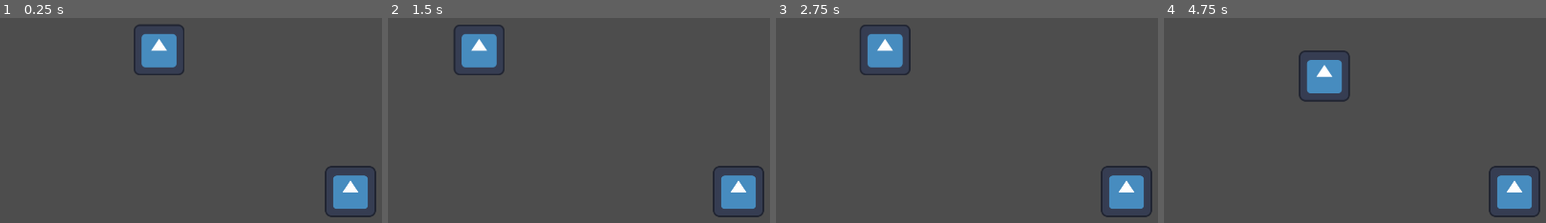
Above: before the commit, frames 1-4 (left to right).
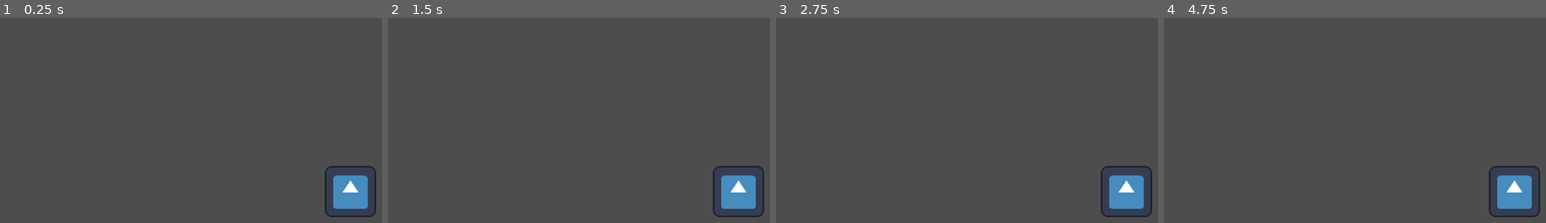
Above: after the commit, the same moments.

Repository: doofisconfused/GGJ2026
Game: Godot game, scene res://game_master.tscn
Same seed, same stepped clock (60 frames per second), same inputs: the game is played once before the commit and once after it. The engine's default icon, where the game draws it, is replaced by a stand-in: a white triangle on a blue panel in a dark square.
Inputs:
- Up to frame 1 (0.25 s): no input
- Up to frame 2 (1.5 s): tap Enter at 0.5 s; hold W (jump) 0.53-1.28 s; hold D (right) from 0.53 s (still down); tap Q (mask_last) at 1.35 s
- Up to frame 3 (2.75 s): tap W (jump) at 1.52, 1.55, 1.82 s; release D (right) at 2.03 s; hold A (left) from 2.03 s (still down); hold W (jump) from 2.03 s (still down); tap E (mask_next) at 2.1 s
- Up to frame 4 (4.75 s): release A (left) at 2.78 s; release W (jump) at 2.78 s; hold D (right) 2.78-4.28 s; tap W (jump) at 2.85, 3.02, 3.32, 4.52, 4.55 s; hold W (jump) 3.53-4.28 s; tap Q (mask_last) at 3.6 s; tap Space at 4.25 s; hold A (left) from 4.28 s (still down); tap E (mask_next) at 4.35 s

The runs differ from the first frame. In frame 1, 2.0% of the frame differs, in the area x 35-49%, y 3-28%; in frame 2, 2.0%; in frame 3, 2.0%; in frame 4, 2.1%, in the area x 35-49%, y 15-41%.

Commit message:
added bouncy objects
when in the monkey mask, upon entering a bouncy object (this'll be a lantern when we start putting sprites on everything), the player will jump with extra velocity. the next 3 subsequent jumps will be a little bit higher - the velocity is 1 + (1.5n/10), where n is the number of lantern bounces after the first one. these numbers can be tweaked tomorrow

Diff:
--- /dev/null
+++ b/Prefabs/bounce_area.tscn
@@ -0,0 +1,13 @@
+[gd_scene load_steps=3 format=3 uid="uid://cyx06f1cmdryt"]
+
+[ext_resource type="Script" uid="uid://bfdqnsnfejwi7" path="res://Scripts/bounce_area.gd" id="1_i2rm8"]
+
+[sub_resource type="CircleShape2D" id="CircleShape2D_j3y5y"]
+
+[node name="BounceArea" type="Area2D"]
+script = ExtResource("1_i2rm8")
+
+[node name="CollisionShape2D" type="CollisionShape2D" parent="."]
+scale = Vector2(6, 6)
+shape = SubResource("CircleShape2D_j3y5y")
+debug_color = Color(0.852921, 0.37007, 3.85046e-07, 0.42)
--- /dev/null
+++ b/Scripts/bounce_area.gd
@@ -0,0 +1 @@
+extends Area2D
--- a/Scripts/player.gd
+++ b/Scripts/player.gd
@@ -9,13 +9,20 @@
 
 const SPEED = 300.0
 const JUMP_VELOCITY = -400.0
+const BOUNCE_VELOCITY = -600.0
 const CLIMB_VELOCITY = -200.0
 const MASK_LIST = ["none", "rabbit", "monkey", "rat"]
 
 var mask_index: int = 0
-var jump_count: int = 0
+# index in the MASK_LIST array representing current mask
+var jump_count: float = 0.0
+# number of jumps you have left before touching the ground
 var max_jump_count: int = 1
+# number of jumps you can make at once
 var can_climb: bool = false
+# whether you're in a ladder
+var lantern_bounces: int = 0
+# number of times you've bounced on a lantern s
 
 func _ready() -> void:
 	pass
@@ -26,6 +33,7 @@
 		velocity += get_gravity() * delta
 	else:
 		jump_count = 0
+		lantern_bounces = 0
 
 	# Handle jump.
 	if Input.is_action_just_pressed("jump"):
@@ -53,8 +61,8 @@
 		print(MASK_LIST[mask_index])
 	move_and_slide()
 
-func jump() -> void:
-		velocity.y = JUMP_VELOCITY
+func jump(power = JUMP_VELOCITY) -> void:
+		velocity.y = power
 
 func mask_change(new_mask: int) -> void:
 	if left_above_cast.is_colliding() or right_above_cast.is_colliding():
@@ -69,3 +77,14 @@
 		# rat:
 		normal_collider.disabled = true if mask == "rat" else false
 		rat_collider.disabled = not normal_collider.disabled
+
+
+
+
+func _on_bounce_area_body_entered(_body: Node2D) -> void:
+	if mask_index == 2:
+		jump(BOUNCE_VELOCITY * (1.0 + (lantern_bounces * 1.5) / 10.0))
+		print(lantern_bounces)
+		if not lantern_bounces >= 3:
+			lantern_bounces += 1
+		# this math is arbitrary and might be good to discuss tomorrow
--- a/game_master.tscn
+++ b/game_master.tscn
@@ -1,8 +1,8 @@
 [gd_scene load_steps=6 format=3 uid="uid://dhvejpx6ilyaf"]
 
-[ext_resource type="Texture2D" uid="uid://dioiuulxw6wdw" path="res://icon.svg" id="1_5yk56"]
 [ext_resource type="PackedScene" uid="uid://b8yb0h5jf1tio" path="res://Prefabs/player.tscn" id="2_yy1gc"]
 [ext_resource type="PackedScene" uid="uid://dndosof1pmkvl" path="res://Prefabs/climbable_area.tscn" id="3_3ef5b"]
+[ext_resource type="PackedScene" uid="uid://cyx06f1cmdryt" path="res://Prefabs/bounce_area.tscn" id="3_ehuk0"]
 
 [sub_resource type="RectangleShape2D" id="RectangleShape2D_3ef5b"]
 size = Vector2(2123, 263)
@@ -11,10 +11,6 @@
 size = Vector2(210, 171)
 
 [node name="GameMaster" type="Node2D"]
-
-[node name="Icon" type="Sprite2D" parent="."]
-position = Vector2(453, 198)
-texture = ExtResource("1_5yk56")
 
 [node name="StaticBody2D" type="StaticBody2D" parent="."]
 
@@ -40,3 +36,9 @@
 [node name="ClimbingCollider" type="CollisionShape2D" parent="ClimbableArea"]
 position = Vector2(28, 116)
 shape = SubResource("RectangleShape2D_ehuk0")
+
+[node name="BounceArea" parent="." instance=ExtResource("3_ehuk0")]
+position = Vector2(723, 517)
+
+[connection signal="area_entered" from="BounceArea" to="Player" method="_on_lantern_area_entered"]
+[connection signal="body_entered" from="BounceArea" to="Player" method="_on_bounce_area_body_entered"]
Not shown, added: Scripts/bounce_area.gd.uid
